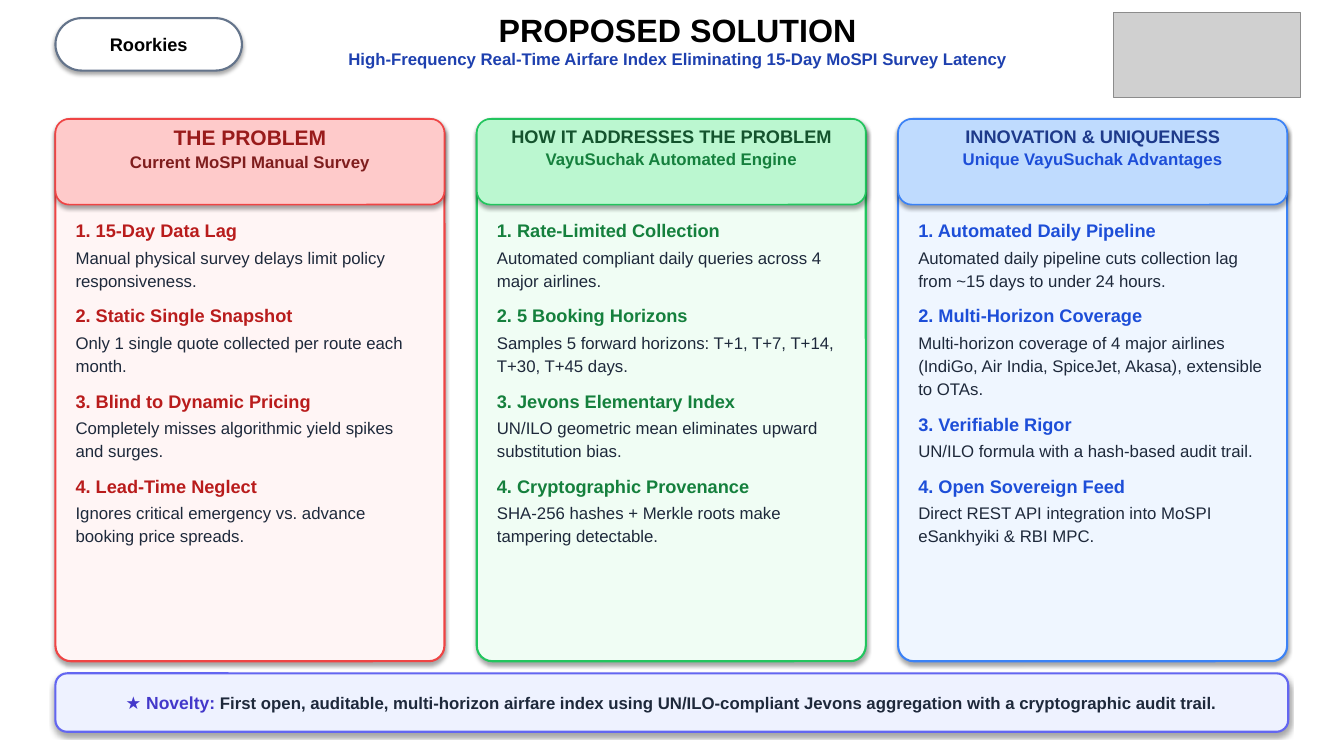
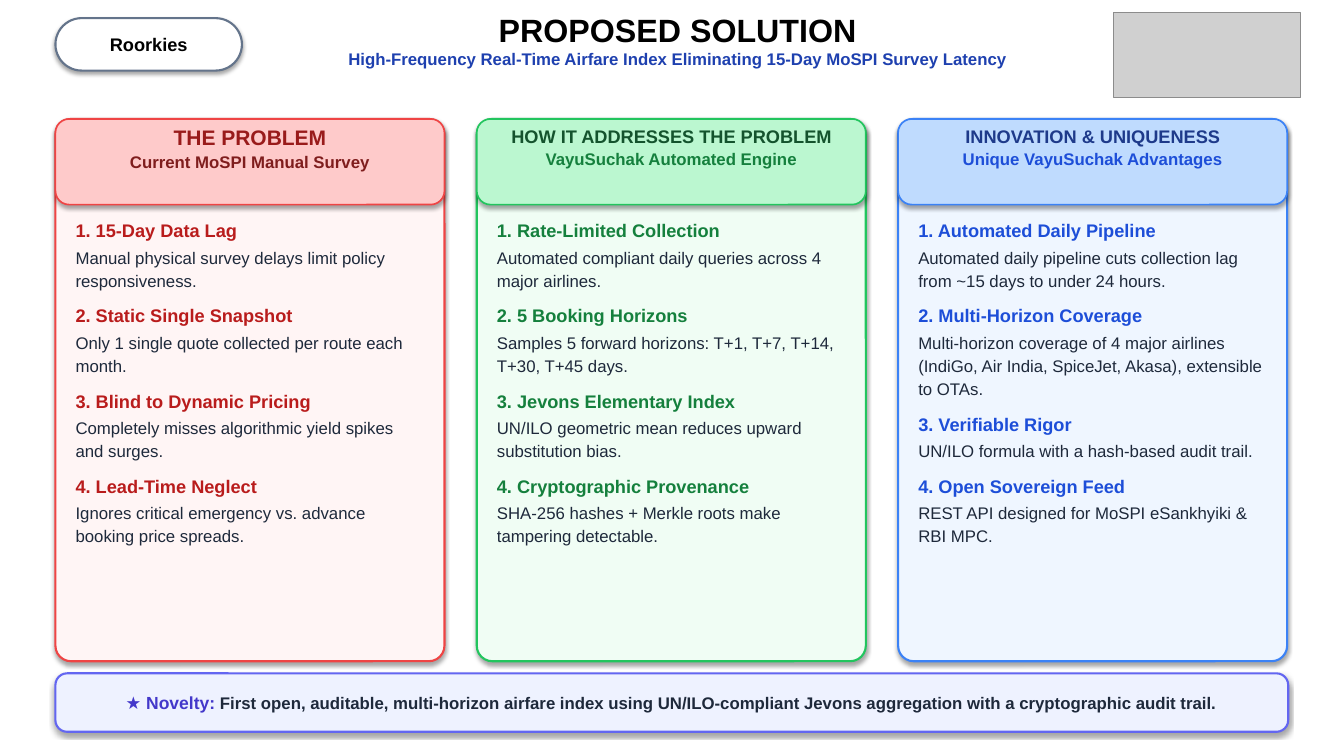
Before and after one commit to oshshivish-tech/sih26056_airfare_cpi, a slide deck: slide 2 of public/AirIntel_India_SIH26056_Presentation.pptx. Drawn at 1344x756 pixels with LibreOffice and Linux fonts; fonts in the diff are those of the drawing; grey boxes stand for pictures. Boxes give left, top, right and bottom in pixels: in the first picture for what was removed or moved away, otherwise in the second. Text is boxed around its words. In the diff, an @@ line names an element or a change of style, - is before the commit and + after.

Commit message:
fix(presentation): apply exact text edits across all slides per audit checklist

```diff
--- a/public/AirIntel_India_SIH26056_Presentation.pptx
+++ b/public/AirIntel_India_SIH26056_Presentation.pptx
@@ text at box(497, 422, 802, 457): text changed @@
-UN/ILO geometric mean eliminates upward substitution bias.
+UN/ILO geometric mean reduces upward substitution bias.
@@ text at box(918, 507, 1231, 542): text changed @@
-Direct REST API integration into MoSPI eSankhyiki & RBI MPC.
+REST API designed for MoSPI eSankhyiki & RBI MPC.
```
Also in this commit, not shown: 5 other slides changed, 8 other files.
